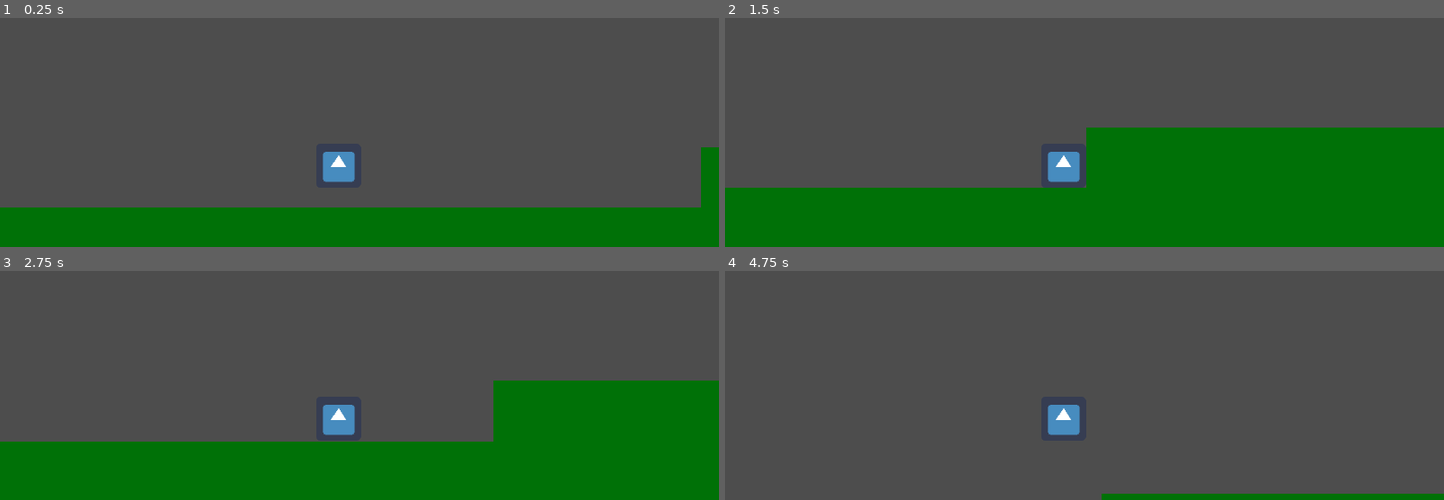
Above: before the commit, frames 1-4 (two rows, left to right).
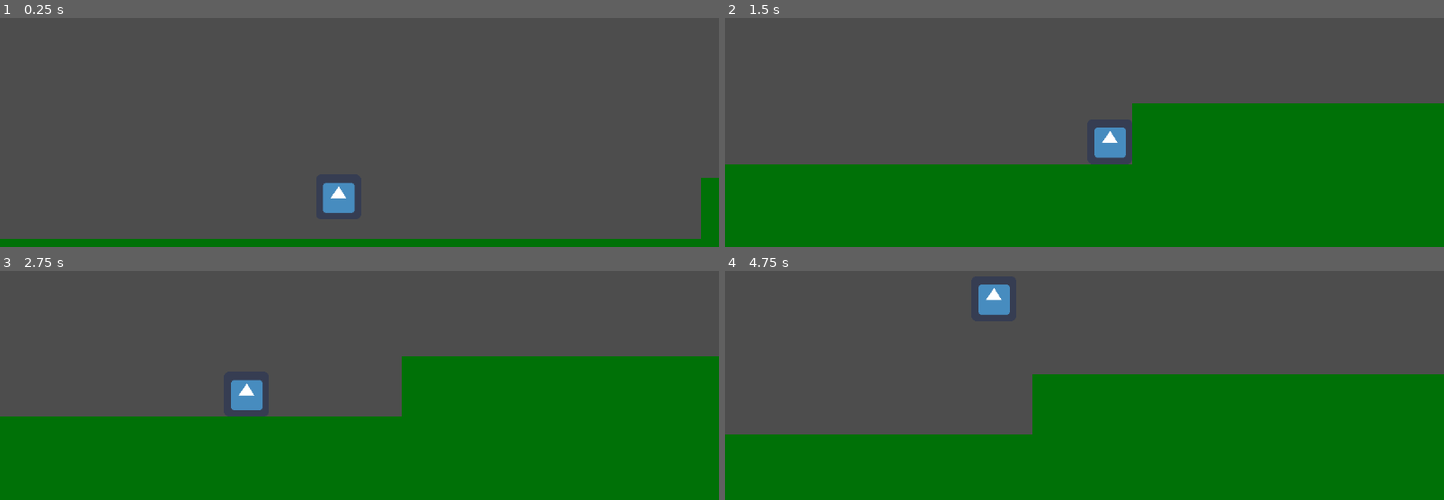
Above: after the commit, the same moments.

Repository: jorgbell/ISJ23
Game: Godot game, scene res://scenes/game/game.tscn
Same seed, same stepped clock (60 frames per second), same inputs: the game is played once before the commit and once after it. The engine's default icon, where the game draws it, is replaced by a stand-in: a white triangle on a blue panel in a dark square.
Inputs:
- Up to frame 1 (0.25 s): no input
- Up to frame 2 (1.5 s): hold Right (move_right) from 0.53 s (still down); tap Up (jump) at 0.77 s
- Up to frame 3 (2.75 s): tap Up (jump) at 1.52 s; release Right (move_right) at 2.03 s; hold Left (move_left) from 2.03 s (still down)
- Up to frame 4 (4.75 s): release Left (move_left) at 2.78 s; hold Right (move_right) 2.78-4.28 s; tap Up (jump) at 3.02, 3.77, 4.52 s; hold Left (move_left) from 4.28 s (still down)

The runs differ from the first frame. In frame 1, 15% of the frame differs, in the area x 0-100%, y 56-97%; in frame 2, 11%; in frame 3, 15%; in frame 4, 43%, in the area x 0-100%, y 5-100%.

Commit message:
Camera smooth and drag

Diff:
--- a/PlatformerController2D/scenes/game/game.tscn
+++ b/PlatformerController2D/scenes/game/game.tscn
@@ -8,4 +8,10 @@
 [node name="character" parent="." instance=ExtResource("1_4i0j8")]
 position = Vector2(-1036, -314)
 
+[node name="Camera2D2" type="Camera2D" parent="character"]
+position = Vector2(30, -89)
+position_smoothing_enabled = true
+position_smoothing_speed = 4.205
+drag_vertical_enabled = true
+
 [node name="test_scene" parent="." instance=ExtResource("2_1ftva")]
--- a/PlatformerController2D/scenes/world objects/character.tscn
+++ b/PlatformerController2D/scenes/world objects/character.tscn
@@ -10,9 +10,6 @@
 position = Vector2(288, 320)
 script = ExtResource("1_f80yx")
 
-[node name="Camera2D" type="Camera2D" parent="."]
-position = Vector2(30, -184)
-
 [node name="icon" type="Sprite2D" parent="."]
 texture = ExtResource("2_yxerd")
 
